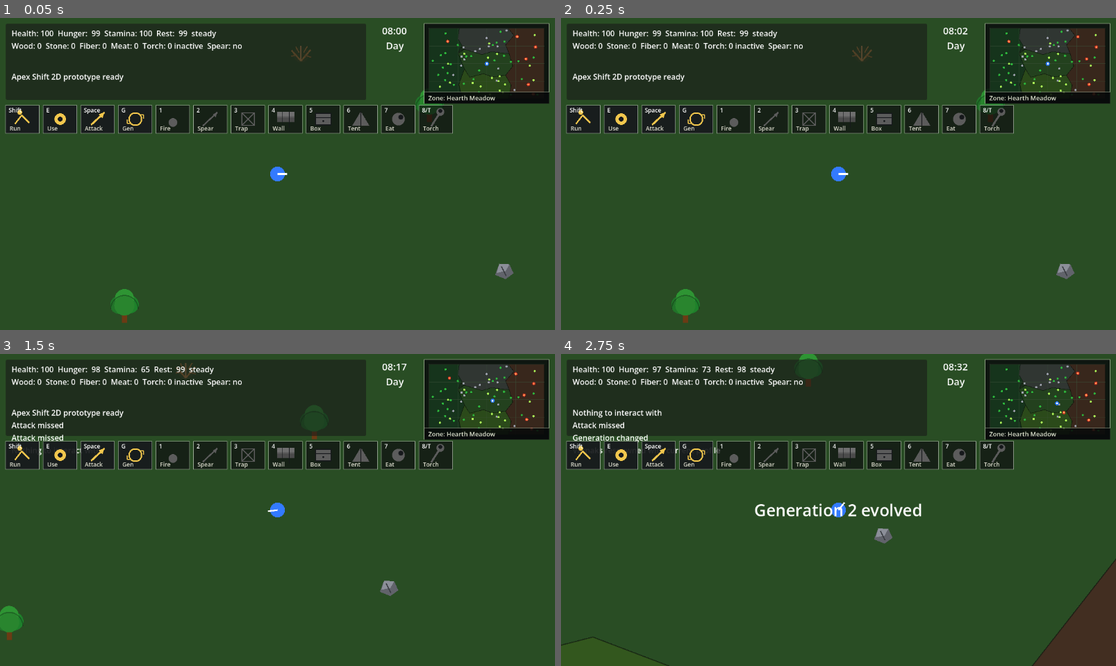
Above: before the commit, frames 1-4 (two rows, left to right).
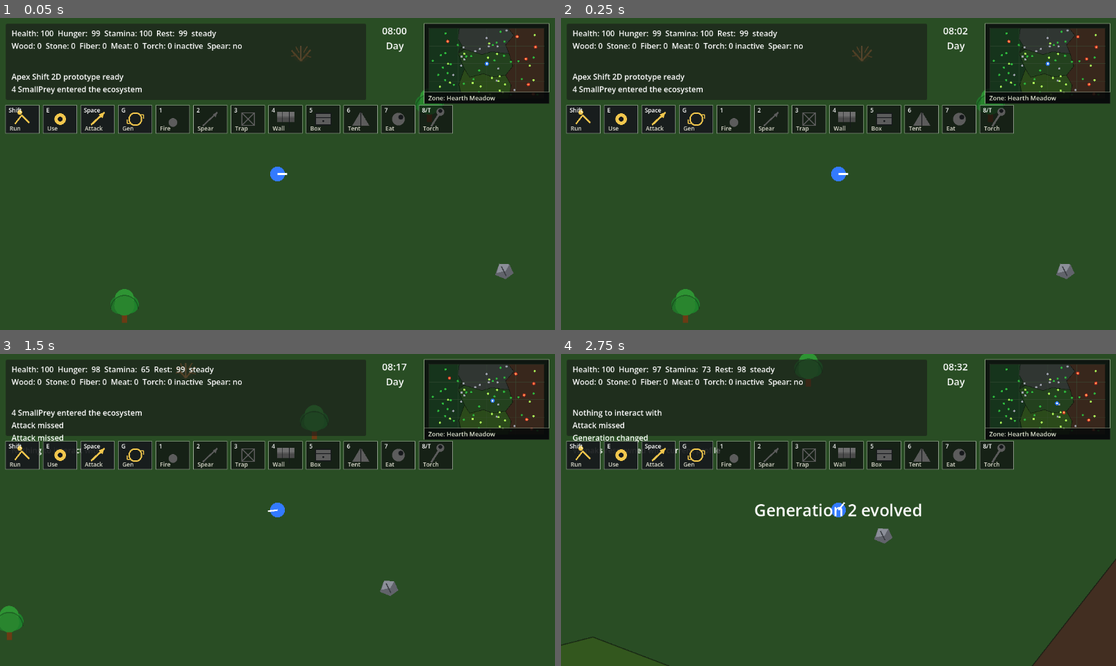
Above: after the commit, the same moments.

Repository: krisstoof/apex-shift-2d
Game: Godot game, scene res://scenes/main.tscn
The game is run twice, just before and just after one commit, with the same random seed, the same clock (stepped at 60 frames per second) and the same inputs.
Inputs (mouse positions are in pixels of both pictures, inside the frame that each line leads up to):
- Up to frame 1 (0.05 s): no input
- Up to frame 2 (0.25 s): no input
- Up to frame 3 (1.5 s): tap Enter at 0.5 s; move the mouse to (399, 494) at 0.52 s; hold D (move_right) 0.53-1.28 s; hold Shift 0.53-1.28 s; click (399, 494) at 0.67 s; tap Space at 0.77 s; move the mouse to (166, 525) at 1.27 s; hold S (move_down) from 1.28 s (still down); tap E at 1.35 s
- Up to frame 4 (2.75 s): tap Space at 1.52 s; move the mouse to (894, 441) at 2.02 s; release S (move_down) at 2.03 s; hold D (move_right) from 2.03 s (still down); tap G at 2.1 s

The runs differ from the first frame. In frame 1, 0.3% of the frame differs, in the area x 2-26%, y 21-25%; in frame 2, 0.3%; in frame 3, 0.3%, in the area x 2-26%, y 17-21%; in frame 4, nothing differs.

Commit message:
feature/#52 Add small prey creature species

Diff:
--- /dev/null
+++ b/data/species/small_prey.json
@@ -0,0 +1,13 @@
+{
+  "id": "small_prey",
+  "display_name": "Small Prey",
+  "tier": 1,
+  "base_traits": {
+    "health": 20,
+    "speed": 90,
+    "fear": 0.9,
+    "hunger_rate": 0.2,
+    "plant_consumption_rate": 0.4,
+    "reproduction_value": 0.6
+  }
+}
--- /dev/null
+++ b/scenes/creatures/small_prey.tscn
@@ -0,0 +1,14 @@
+[gd_scene load_steps=3 format=3]
+
+[ext_resource type="Script" path="res://scripts/creatures/small_prey.gd" id="1"]
+
+[sub_resource type="CircleShape2D" id="1"]
+radius = 9.0
+
+[node name="SmallPrey" type="CharacterBody2D" groups=["small_prey"]]
+collision_layer = 2
+collision_mask = 7
+script = ExtResource("1")
+
+[node name="CollisionShape2D" type="CollisionShape2D" parent="."]
+shape = SubResource("1")
--- /dev/null
+++ b/scripts/creatures/small_prey.gd
@@ -0,0 +1,278 @@
+extends CharacterBody2D
+
+const WORLD_CONFIG := preload("res://scripts/world/world_config.gd")
+const SPECIES_PATH := "res://data/species/small_prey.json"
+
+enum State { IDLE, WANDER, EAT, FLEE, DEAD }
+
+const WANDER_RADIUS := 140.0
+const WANDER_REACHED_DISTANCE := 18.0
+const PLAYER_FLEE_RANGE := 130.0
+const VARNAK_FLEE_RANGE := 180.0
+const EAT_INTERVAL_SECONDS := 6.0
+const EAT_DURATION_SECONDS := 1.1
+const IDLE_DURATION_SECONDS := 0.8
+
+var health := 20.0
+var max_health := 20.0
+var speed := 90.0
+var fear := 0.9
+var hunger := 0.0
+var hunger_rate := 0.2
+var plant_consumption_rate := 0.4
+var reproduction_value := 0.6
+var state := State.WANDER
+var biome_id := ""
+var wander_target := Vector2.ZERO
+var state_time := 0.0
+var eat_cooldown := 0.0
+var facing_angle := 0.0
+var facing_side := 1.0
+var player: Node2D
+var flee_origin := Vector2.INF
+var rng := RandomNumberGenerator.new()
+
+
+func _ready() -> void:
+	add_to_group("small_prey")
+	rng.randomize()
+	player = get_tree().get_first_node_in_group("player")
+	_load_species_data()
+	if biome_id.is_empty():
+		biome_id = _get_biome_id_for_position(global_position)
+	_pick_wander_target()
+	queue_redraw()
+
+
+func setup(p_biome_id: String = "") -> void:
+	biome_id = p_biome_id
+
+
+func get_debug_data() -> Dictionary:
+	return {
+		"state": State.keys()[state],
+		"biome_id": biome_id,
+		"health": health,
+		"max_health": max_health,
+		"hunger": hunger,
+		"speed": speed,
+		"fear": fear,
+		"plant_consumption_rate": plant_consumption_rate,
+		"reproduction_value": reproduction_value,
+		"distance_to_player": global_position.distance_to(player.global_position) if is_instance_valid(player) else -1.0
+	}
+
+
+func take_damage(amount: float, source: String = "unknown") -> void:
+	if state == State.DEAD:
+		return
+	health = max(health - amount, 0.0)
+	if health <= 0.0:
+		_die(source)
+	else:
+		_set_state(State.FLEE)
+		flee_origin = player.global_position if is_instance_valid(player) else global_position - Vector2.RIGHT
+
+
+func _physics_process(delta: float) -> void:
+	if state == State.DEAD:
+		return
+	if not is_instance_valid(player):
+		player = get_tree().get_first_node_in_group("player")
+	state_time = max(state_time - delta, 0.0)
+	eat_cooldown = max(eat_cooldown - delta, 0.0)
+	hunger = clamp(hunger + hunger_rate * delta, 0.0, 1.0)
+	_update_state()
+	_act(delta)
+	move_and_slide()
+
+
+func _update_state() -> void:
+	flee_origin = _get_flee_origin()
+	if flee_origin != Vector2.INF:
+		_set_state(State.FLEE)
+		return
+	if state == State.FLEE:
+		_set_state(State.WANDER)
+		_pick_wander_target()
+	if eat_cooldown <= 0.0 and hunger > 0.25:
+		_set_state(State.EAT)
+		state_time = EAT_DURATION_SECONDS
+		return
+	match state:
+		State.IDLE:
+			if state_time <= 0.0:
+				_set_state(State.WANDER)
+				_pick_wander_target()
+		State.WANDER:
+			if global_position.distance_to(wander_target) < WANDER_REACHED_DISTANCE:
+				_set_state(State.IDLE)
+				state_time = IDLE_DURATION_SECONDS
+		State.EAT:
+			if state_time <= 0.0:
+				_consume_plants()
+				_set_state(State.WANDER)
+				_pick_wander_target()
+
+
+func _act(_delta: float) -> void:
+	match state:
+		State.IDLE:
+			velocity = Vector2.ZERO
+		State.WANDER:
+			_move_toward(wander_target, speed * 0.55)
+		State.EAT:
+			velocity = Vector2.ZERO
+		State.FLEE:
+			var away := (global_position - flee_origin).normalized()
+			velocity = away * speed * (1.0 + fear)
+			_face_target(global_position + away)
+
+
+func _move_toward(target: Vector2, move_speed: float) -> void:
+	var direction := target - global_position
+	if direction.length_squared() <= 1.0:
+		velocity = Vector2.ZERO
+		return
+	velocity = direction.normalized() * move_speed
+	_face_target(target)
+
+
+func _face_target(target: Vector2) -> void:
+	var direction := target - global_position
+	if direction.length_squared() <= 1.0:
+		return
+	facing_angle = direction.angle()
+	if abs(direction.x) > 4.0:
+		facing_side = 1.0 if direction.x >= 0.0 else -1.0
+	queue_redraw()
+
+
+func _get_flee_origin() -> Vector2:
+	var nearest_origin := Vector2.INF
+	var nearest_distance := INF
+	if is_instance_valid(player):
+		var player_distance := global_position.distance_to(player.global_position)
+		if player_distance < PLAYER_FLEE_RANGE * fear:
+			nearest_origin = player.global_position
+			nearest_distance = player_distance
+	for varnak in get_tree().get_nodes_in_group("varnak"):
+		if not is_instance_valid(varnak):
+			continue
+		var distance := global_position.distance_to(varnak.global_position)
+		if distance < VARNAK_FLEE_RANGE * fear and distance < nearest_distance:
+			nearest_origin = varnak.global_position
+			nearest_distance = distance
+	return nearest_origin
+
+
+func _consume_plants() -> void:
+	hunger = max(hunger - 0.5, 0.0)
+	eat_cooldown = EAT_INTERVAL_SECONDS
+	var current_biome_id := _get_current_biome_id()
+	get_node("/root/EventBus").emit_game_event("small_prey_consumed_plants", {
+		"biome_id": current_biome_id,
+		"position": global_position,
+		"plant_consumption_rate": plant_consumption_rate
+	})
+
+
+func _pick_wander_target() -> void:
+	var current_biome_id := _get_current_biome_id()
+	for _attempt in 16:
+		var candidate := global_position + Vector2(
+			rng.randf_range(-WANDER_RADIUS, WANDER_RADIUS),
+			rng.randf_range(-WANDER_RADIUS, WANDER_RADIUS)
+		)
+		if _is_position_in_biome(candidate, current_biome_id):
+			wander_target = candidate
+			return
+	var limits := WORLD_CONFIG.get_player_limits()
+	wander_target = Vector2(
+		clamp(global_position.x + rng.randf_range(-WANDER_RADIUS, WANDER_RADIUS), -limits.x, limits.x),
+		clamp(global_position.y + rng.randf_range(-WANDER_RADIUS, WANDER_RADIUS), -limits.y, limits.y)
+	)
+
+
+func _set_state(next_state: State) -> void:
+	if state == next_state:
+		return
+	state = next_state
+	queue_redraw()
+
+
+func _die(source: String) -> void:
+	state = State.DEAD
+	var event_name := "small_prey_killed_by_varnak" if source == "varnak" else "small_prey_killed_by_player"
+	get_node("/root/EventBus").emit_game_event(event_name, {
+		"biome_id": _get_current_biome_id(),
+		"position": global_position,
+		"source": source
+	})
+	get_node("/root/EventBus").post_message("Small prey killed")
+	queue_free()
+
+
+func _load_species_data() -> void:
+	if not FileAccess.file_exists(SPECIES_PATH):
+		return
+	var parsed: Variant = JSON.parse_string(FileAccess.get_file_as_string(SPECIES_PATH))
+	if typeof(parsed) != TYPE_DICTIONARY:
+		return
+	var traits: Variant = Dictionary(parsed).get("base_traits", {})
+	if typeof(traits) != TYPE_DICTIONARY:
+		return
+	var base_traits := Dictionary(traits)
+	max_health = float(base_traits.get("health", max_health))
+	health = max_health
+	speed = float(base_traits.get("speed", speed))
+	fear = float(base_traits.get("fear", fear))
+	hunger_rate = float(base_traits.get("hunger_rate", hunger_rate))
+	plant_consumption_rate = float(base_traits.get("plant_consumption_rate", plant_consumption_rate))
+	reproduction_value = float(base_traits.get("reproduction_value", reproduction_value))
+
+
+func _get_current_biome_id() -> String:
+	var current_biome_id := _get_biome_id_for_position(global_position)
+	if not current_biome_id.is_empty():
+		biome_id = current_biome_id
+	return biome_id
+
+
+func _get_biome_id_for_position(position: Vector2) -> String:
+	for biome in WORLD_CONFIG.get_biome_zones():
+		if Geometry2D.is_point_in_polygon(position, PackedVector2Array(biome["points"])):
+			return _get_biome_id(biome)
+	return ""
+
+
+func _is_position_in_biome(position: Vector2, target_biome_id: String) -> bool:
+	if target_biome_id.is_empty():
+		return WORLD_CONFIG.WORLD_RECT.has_point(position)
+	for biome in WORLD_CONFIG.get_biome_zones():
+		if _get_biome_id(biome) == target_biome_id:
+			return Geometry2D.is_point_in_polygon(position, PackedVector2Array(biome["points"]))
+	return false
+
+
+func _get_biome_id(biome: Dictionary) -> String:
+	return str(biome.get("name", "biome")).to_snake_case()
+
+
+func _draw() -> void:
+	var body_color := Color(0.68, 0.58, 0.36)
+	var ear_color := Color(0.78, 0.66, 0.42)
+	if state == State.EAT:
+		body_color = Color(0.62, 0.70, 0.36)
+	elif state == State.FLEE:
+		body_color = Color(0.86, 0.50, 0.28)
+	draw_set_transform(Vector2.ZERO, clamp(sin(facing_angle), -1.0, 1.0) * 0.12, Vector2(facing_side, 1.0))
+	draw_circle(Vector2(-5, 0), 10.0, body_color)
+	draw_circle(Vector2(7, -2), 7.0, body_color.lightened(0.12))
+	draw_polygon([Vector2(2, -8), Vector2(4, -20), Vector2(9, -7)], [ear_color])
+	draw_polygon([Vector2(10, -7), Vector2(16, -18), Vector2(16, -4)], [ear_color.lightened(0.08)])
+	draw_circle(Vector2(10, -4), 1.8, Color(0.03, 0.02, 0.01))
+	draw_line(Vector2(-12, 5), Vector2(-22, 10), Color(0.28, 0.20, 0.11), 3.0)
+	draw_line(Vector2(-4, 8), Vector2(-8, 16), Color(0.22, 0.15, 0.08), 2.0)
+	draw_line(Vector2(4, 7), Vector2(8, 15), Color(0.22, 0.15, 0.08), 2.0)
+	draw_set_transform(Vector2.ZERO, 0.0, Vector2.ONE)
--- a/scripts/player/player.gd
+++ b/scripts/player/player.gd
@@ -205,7 +205,7 @@
 	var target := _get_attack_target()
 	if target:
 		target.take_damage(damage, "player")
-		get_node("/root/EventBus").post_message("Hit Varnak")
+		get_node("/root/EventBus").post_message("Hit %s" % _get_attack_target_label(target))
 		return
 	get_node("/root/EventBus").post_message("Attack missed")
 
@@ -214,7 +214,7 @@
 	var best_target: Node
 	var best_distance := INF
 	for body in attack_area.get_overlapping_bodies():
-		if not body.is_in_group("varnak") or not body.has_method("take_damage"):
+		if not _is_attackable_creature(body):
 			continue
 		if not _is_in_attack_arc(body.global_position):
 			continue
@@ -223,6 +223,18 @@
 			best_distance = distance
 			best_target = body
 	return best_target
+
+
+func _is_attackable_creature(body: Node) -> bool:
+	if not body.has_method("take_damage"):
+		return false
+	return body.is_in_group("varnak") or body.is_in_group("small_prey")
+
+
+func _get_attack_target_label(target: Node) -> String:
+	if target.is_in_group("small_prey"):
+		return "SmallPrey"
+	return "Varnak"
 
 
 func _is_in_attack_arc(target_position: Vector2) -> bool:
--- a/scripts/systems/ecosystem_director.gd
+++ b/scripts/systems/ecosystem_director.gd
@@ -21,6 +21,7 @@
 
 
 func _ready() -> void:
+	get_node("/root/EventBus").game_event.connect(_on_game_event)
 	_initialize_biomes()
 
 
@@ -141,6 +142,41 @@
 	get_node("/root/EventBus").emit_game_event(event_name, state.duplicate(true))
 
 
+func _on_game_event(event_name: String, payload: Dictionary) -> void:
+	match event_name:
+		"small_prey_killed_by_player", "small_prey_killed_by_varnak":
+			_apply_small_prey_death(payload)
+		"small_prey_consumed_plants":
+			_apply_visible_plant_consumption(payload)
+
+
+func _apply_small_prey_death(payload: Dictionary) -> void:
+	var biome_id := str(payload.get("biome_id", ""))
+	if not biome_states.has(biome_id):
+		return
+	var state: Dictionary = biome_states[biome_id]
+	state["small_prey_population"] = max(float(state.get("small_prey_population", 0.0)) - 1.0, 0.0)
+	biome_states[biome_id] = state
+
+
+func _apply_visible_plant_consumption(payload: Dictionary) -> void:
+	var biome_id := str(payload.get("biome_id", ""))
+	if not biome_states.has(biome_id):
+		return
+	var state: Dictionary = biome_states[biome_id]
+	var previous_status := str(state.get("status", "healthy"))
+	var plant_biomass := float(state.get("plant_biomass", 0.0))
+	var consumption := float(payload.get("plant_consumption_rate", 0.0))
+	state["plant_biomass"] = max(plant_biomass - consumption, 0.0)
+	state["plant_biomass_percent"] = _get_state_biomass_percent(state)
+	state["status"] = _get_biomass_status(
+		float(state.get("plant_biomass", 0.0)),
+		float(state.get("max_plant_biomass", DEFAULT_MAX_PLANT_BIOMASS))
+	)
+	biome_states[biome_id] = state
+	_emit_status_event_if_needed(previous_status, state)
+
+
 func _get_biomass_status(plant_biomass: float, max_plant_biomass: float) -> String:
 	var percent := 0.0 if max_plant_biomass <= 0.0 else plant_biomass / max_plant_biomass * 100.0
 	if percent < COLLAPSING_THRESHOLD:
--- a/scripts/world/world.gd
+++ b/scripts/world/world.gd
@@ -2,22 +2,26 @@
 
 const RESOURCE_SCENE := preload("res://scenes/world/resource_node.tscn")
 const VARNAK_SCENE := preload("res://scenes/creatures/varnak.tscn")
+const SMALL_PREY_SCENE := preload("res://scenes/creatures/small_prey.tscn")
 const WORLD_CONFIG := preload("res://scripts/world/world_config.gd")
 
 var evolution_director: Node
 var day_night_system: Node
 var resource_rng := RandomNumberGenerator.new()
 var varnak_rng := RandomNumberGenerator.new()
+var small_prey_rng := RandomNumberGenerator.new()
 
 func _ready() -> void:
 	await get_tree().process_frame
 	resource_rng.randomize()
 	varnak_rng.randomize()
+	small_prey_rng.randomize()
 	evolution_director = get_parent().get_node("EvolutionDirector")
 	day_night_system = get_parent().get_node("DayNightSystem")
 	evolution_director.profile_changed.connect(_on_profile_changed)
 	get_node("/root/EventBus").game_event.connect(_on_game_event)
 	_spawn_resources()
+	_spawn_initial_small_prey()
 	_spawn_varnaks()
 	queue_redraw()
 
@@ -180,6 +184,43 @@
 		_spawn_resource_at(kind, pos)
 
 
+func _spawn_initial_small_prey() -> void:
+	var player_position := _get_player_position()
+	var spawned := 0
+	for biome in WORLD_CONFIG.get_biome_zones():
+		if bool(biome.get("dangerous", false)):
+			continue
+		if _try_spawn_small_prey_in_biome(biome, player_position):
+			spawned += 1
+	if spawned > 0:
+		get_node("/root/EventBus").post_message("%d SmallPrey entered the ecosystem" % spawned)
+
+
+func _try_spawn_small_prey_in_biome(biome: Dictionary, player_position: Vector2) -> bool:
+	var spawn_area := _get_biome_bounds(biome).grow(-WORLD_CONFIG.RESOURCE_SPAWN_MARGIN)
+	for _attempt in WORLD_CONFIG.RESOURCE_SPAWN_ATTEMPTS:
+		var candidate := Vector2(
+			small_prey_rng.randf_range(spawn_area.position.x, spawn_area.end.x),
+			small_prey_rng.randf_range(spawn_area.position.y, spawn_area.end.y)
+		)
+		if candidate.distance_to(player_position) < WORLD_CONFIG.RESOURCE_PLAYER_SAFE_DISTANCE:
+			continue
+		if not _is_point_in_biome(candidate, biome):
+			continue
+		_spawn_small_prey_at(candidate, str(biome.get("name", "biome")).to_snake_case())
+		return true
+	return false
+
+
+func _spawn_small_prey_at(pos: Vector2, biome_id: String) -> Node:
+	var small_prey := SMALL_PREY_SCENE.instantiate()
+	add_child(small_prey)
+	small_prey.global_position = pos
+	if small_prey.has_method("setup"):
+		small_prey.setup(biome_id)
+	return small_prey
+
+
 func _spawn_varnaks() -> void:
 	for _i in WORLD_CONFIG.VARNAK_TARGET_COUNT:
 		if not _try_spawn_missing_varnak():
Not shown, added: scripts/creatures/small_prey.gd.uid
